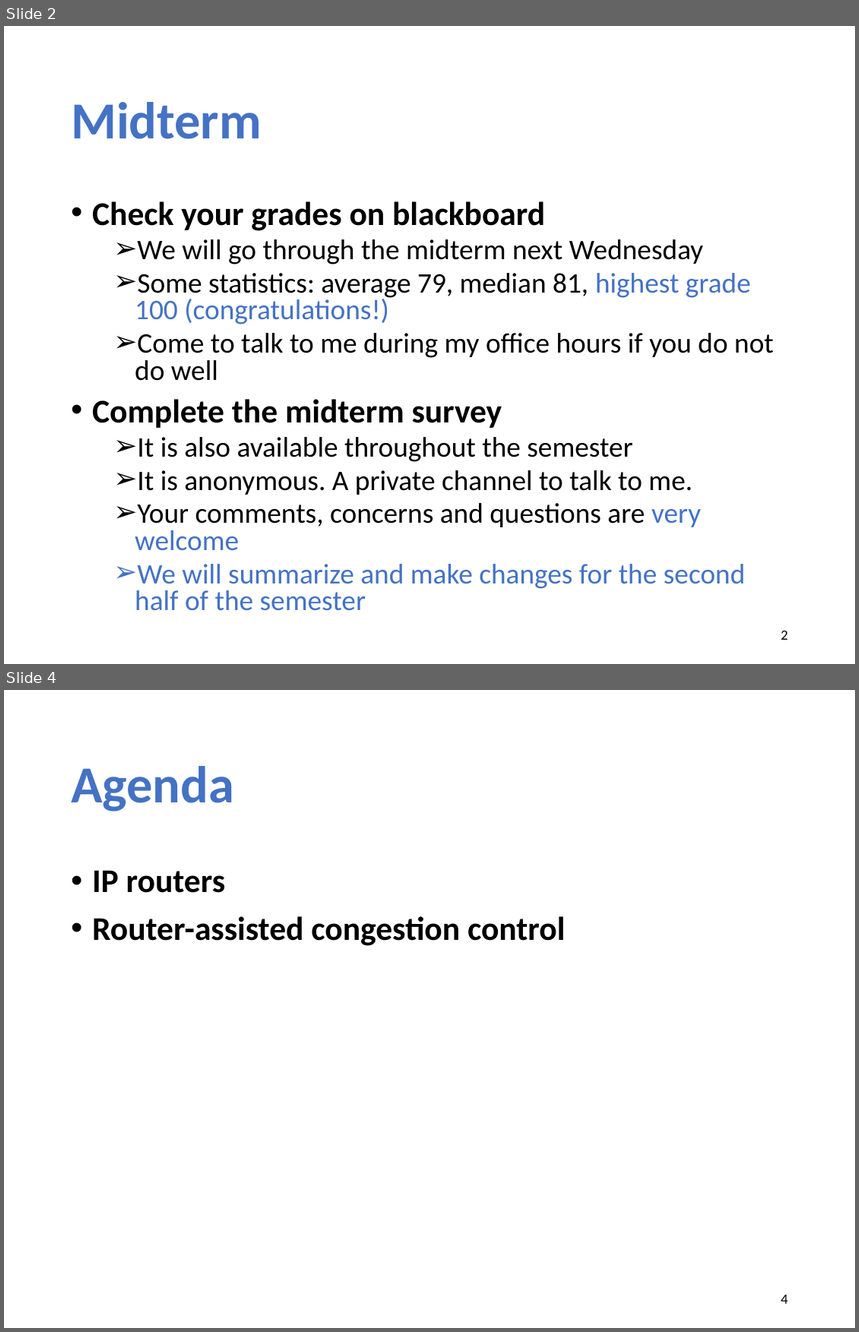
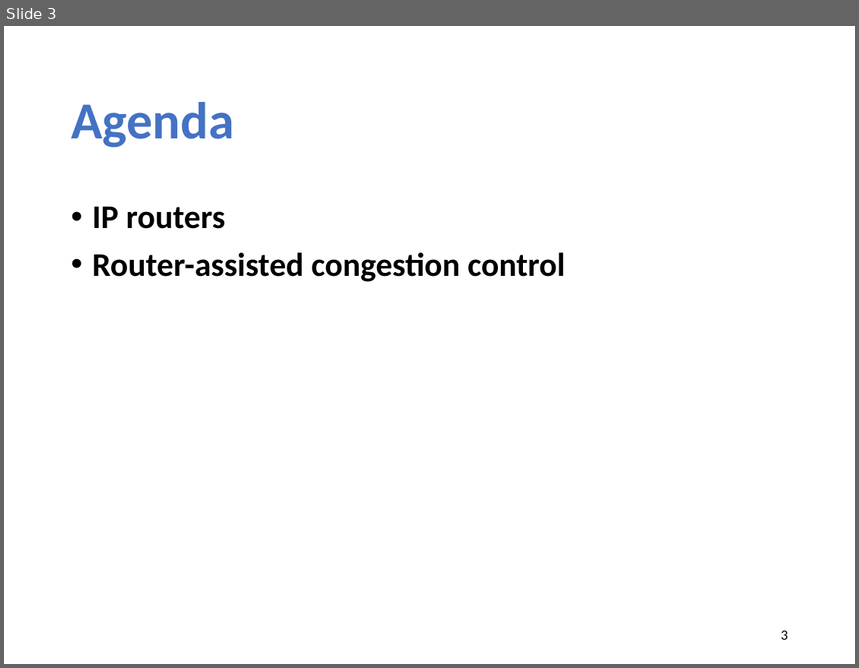
Before and after one commit to xinjin/course-net, a slide deck: slides/lec11_ip_router.pptx. Shown one above the other, each under a label of ours: slides 2 and 4 before the commit, slide 3 after it; the slides between them are not shown. The pictures are 859x1332 and 859x668 pixels, drawn with LibreOffice and Linux fonts; fonts in the diff are those of the drawing. Boxes give left, top, right and bottom in pixels: in the first picture for what was removed or moved away, otherwise in the second. Text is boxed around its words. In the diff, an @@ line names an element or a change of style, - is before the commit and + after.

```diff
--- a/slides/lec11_ip_router.pptx
+++ b/slides/lec11_ip_router.pptx
@@ slide 2 removed at [4, 26, 855, 664], background #FFFFFF @@
@@ title removed at [71, 102, 261, 139] @@
-Midterm
@@ text removed at [92, 202, 774, 611] @@
-• Check your grades on blackboard
-  ➢ We will go through the midterm next Wednesday
-  ➢ Some statistics: average 79, median 81, highest grade 100 (congratulations!)
-  ➢ Come to talk to me during my office hours if you do not do well
-• Complete the midterm survey
-  ➢ It is also available throughout the semester
-  ➢ It is anonymous. A private channel to talk to me.
-  ➢ Your comments, concerns and questions are very welcome
-  ➢ We will summarize and make changes for the second half of the semester
@@ page number removed at [781, 631, 788, 640] @@
-2
@@ what was slide 4 is now slide 3 @@
@@ page number at [781, 631, 788, 640]: text changed @@
-4
+3
```
Also in this commit, not shown: 4 slides changed, 2 slides added, 1 other slide removed, 1 other file.
